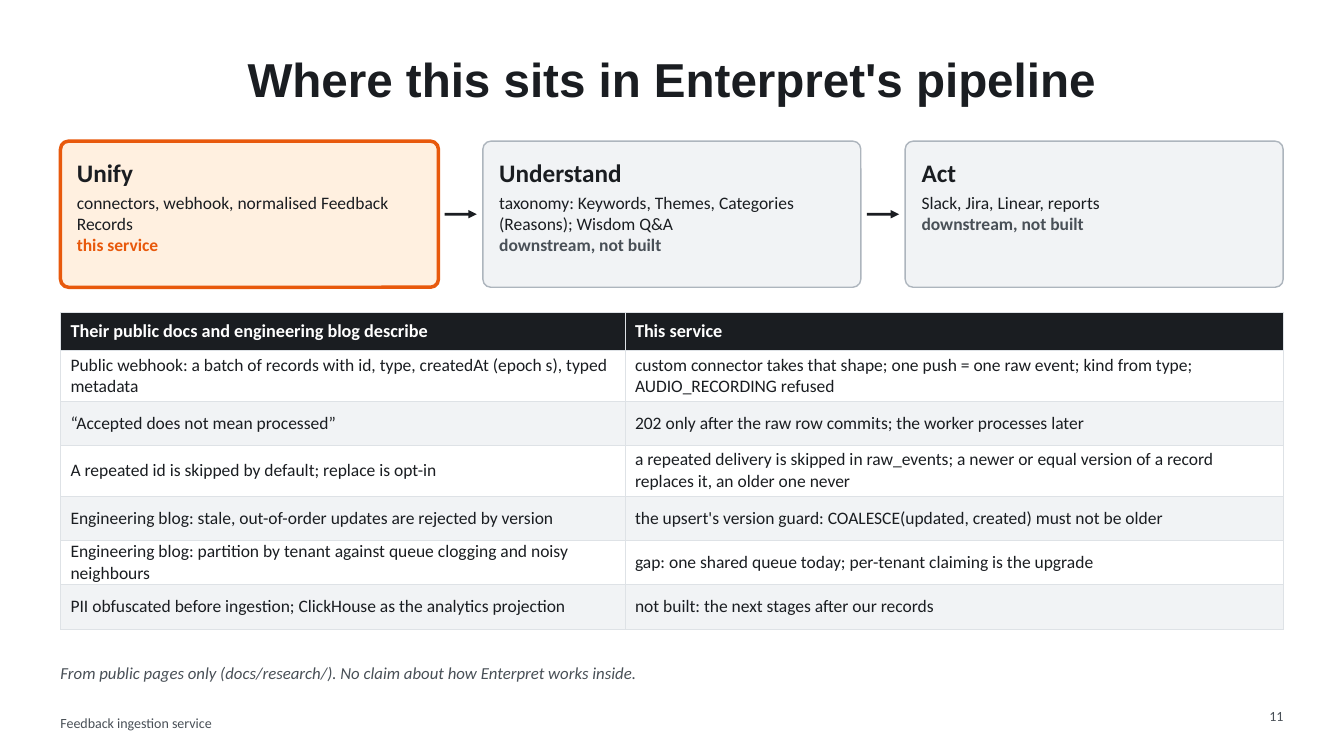
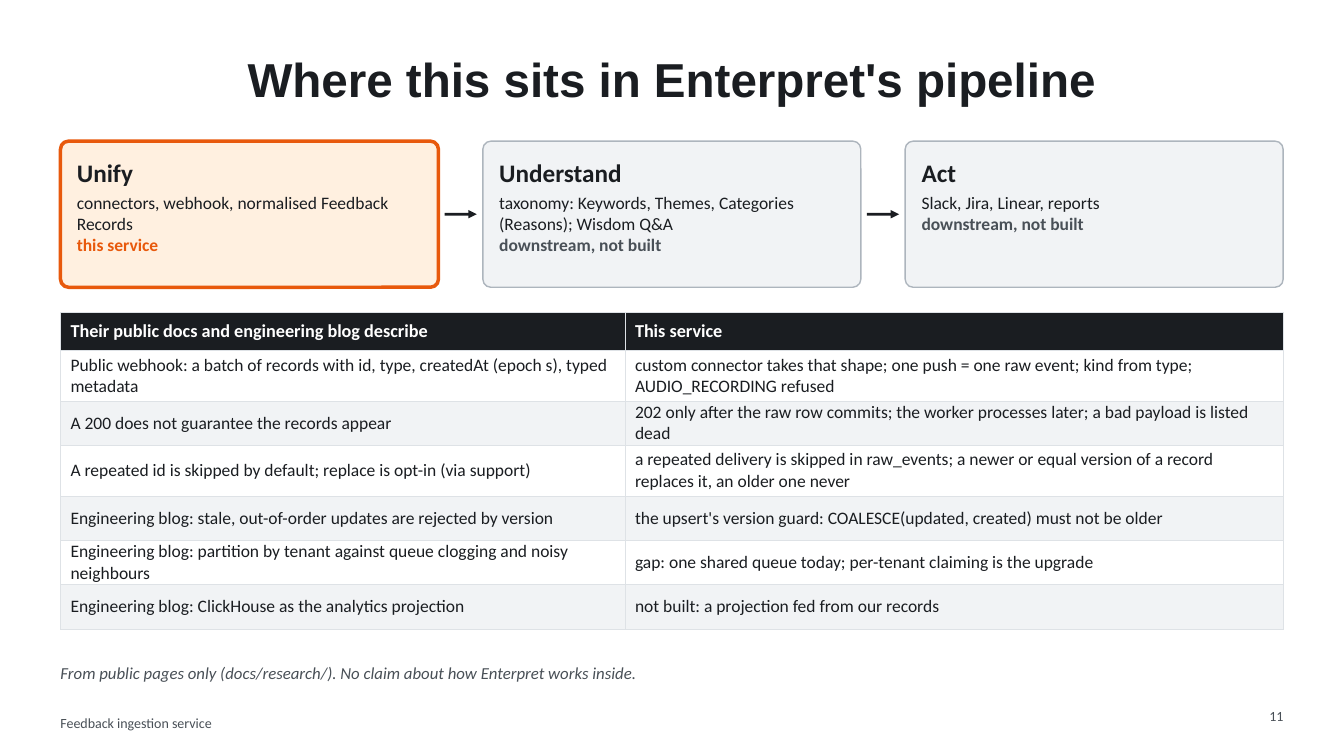
Before and after one commit to regalmoix/feedback-ingest, a slide deck: slide 11 of docs/slides/deck.pptx. Drawn at 1344x756 pixels with LibreOffice and Linux fonts; fonts in the diff are those of the drawing. Boxes give left, top, right and bottom in pixels: in the first picture for what was removed or moved away, otherwise in the second. Text is boxed around its words. In the diff, an @@ line names an element or a change of style, - is before the commit and + after.

```diff
--- a/docs/slides/deck.pptx
+++ b/docs/slides/deck.pptx
@@ table at (x1=60, y1=313, x2=1284, y2=619) @@
-row 3, column 1: “Accepted does not mean processed”
+row 3, column 1: A 200 does not guarantee the records appear
-row 3, column 2: 202 only after the raw row commits; the worker processes later
+row 3, column 2: 202 only after the raw row commits; the worker processes later; a bad payload is listed dead
-row 4, column 1: A repeated id is skipped by default; replace is opt-in
+row 4, column 1: A repeated id is skipped by default; replace is opt-in (via support)
-row 7, column 1: PII obfuscated before ingestion; ClickHouse as the analytics projection
+row 7, column 1: Engineering blog: ClickHouse as the analytics projection
-row 7, column 2: not built: the next stages after our records
+row 7, column 2: not built: a projection fed from our records
```
Also in this commit, not shown: 3 other slides changed, 14 other files.
